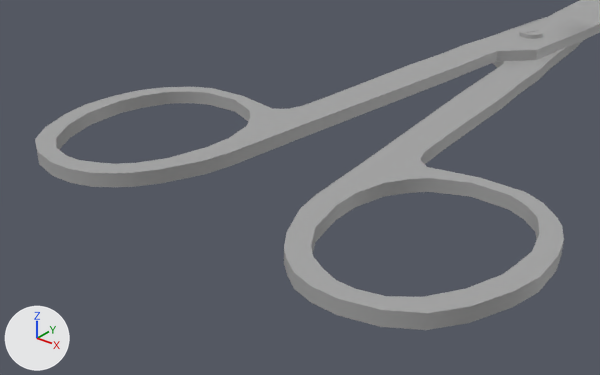
Two versions of the FBX model MedicineDrug/Assets/Art/Tools/Scissors/Scissor.fbx, one commit apart.
Before and after are seen from a 50 mm lens placed at (1.28, -2.77, 1.52), pointed at (-0.15, -0.99, 0.41). Arrows for +X, +Y and +Z are at lower left; the lights stay in place. The first picture is the older version. Where no turn or scale is listed for an object, it has been applied to the vertices.
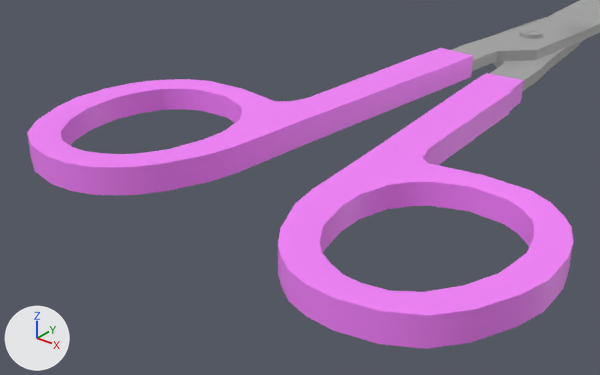
What differs and where, as boxes [x1, y1, x2, y2] in the pictures (600 x 375 px):
'Plane.001', added (pink): after [278, 73, 573, 349]
'Plane.003', added (pink): after [27, 48, 473, 195]

The change, as a diff of the scene's bpy script:
```diff
--- a/MedicineDrug/Assets/Art/Tools/Scissors/Scissor.fbx.py
+++ b/MedicineDrug/Assets/Art/Tools/Scissors/Scissor.fbx.py
@@ img_handle_png @@
+img_handle_png = load_image('Handle.png', 'Handle.png', 1024, 1024, 'sRGB')
@@ mat_handle @@
+mat_handle = principled_material('Handle')
+mat_handle.texture = img_handle_png  # with its transparency
@@ me_plane_003 @@
+me_plane_003.from_pydata(...)  # 194 vertices, 197 faces; spans x -0.747..-0.028, y -1.954..-0.502, z 0.0..0.076
+me_plane_003.materials.append(mat_handle)  # picture img_handle_png
@@ me_plane_002 @@
+me_plane_002.from_pydata(...)  # 206 vertices, 209 faces; spans x 0.027..0.744, y -1.954..-0.503, z -0.076..0.0
+me_plane_002.materials.append(mat_handle)  # picture img_handle_png
@@ ob_plane_003 @@
+ob_plane_003 = bpy.data.objects.new('Plane.003', me_plane_003)
+ob_plane_003.location = (0.037, 0.277, 0.602)
@@ ob_plane_001 @@
+ob_plane_001 = bpy.data.objects.new('Plane.001', me_plane_002)
+ob_plane_001.location = (0.036, 0.277, 0.626)
```
